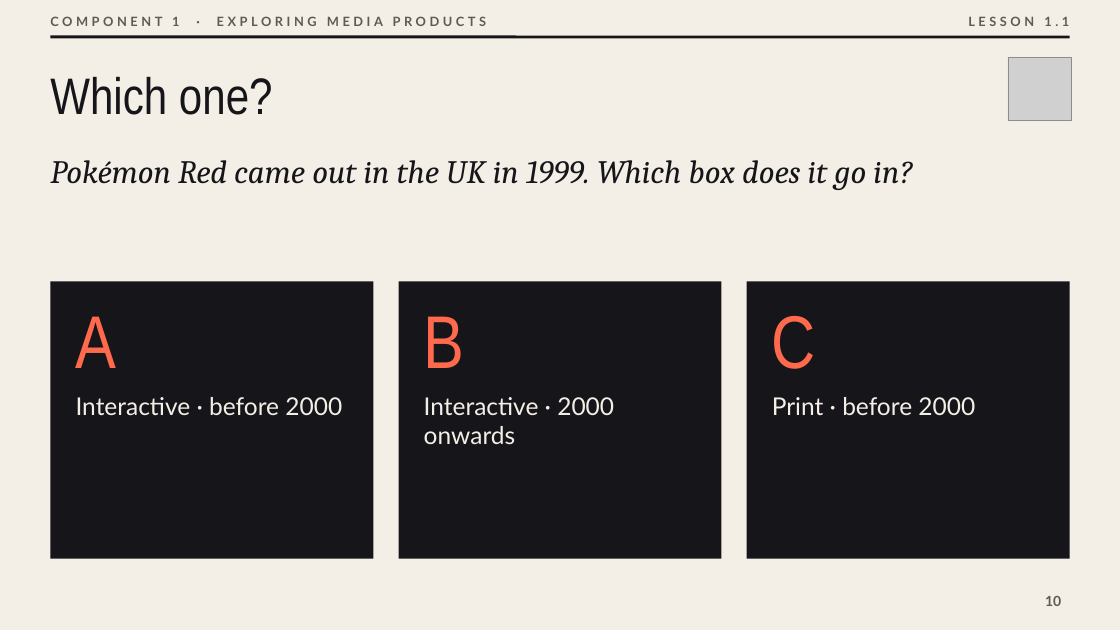
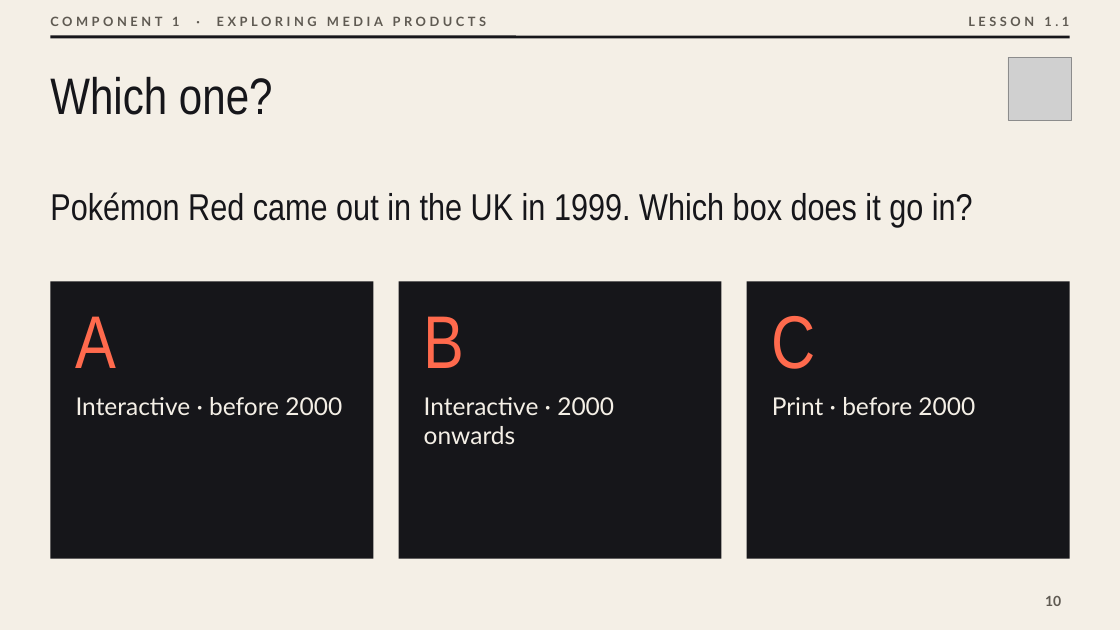
Before and after one commit to OGAComputing/interactive, a slide deck: slide 10 of _presentations/Y10_BTEC_CDM/L1.1_Media_Everywhere.pptx. Drawn at 1120x630 pixels with LibreOffice and Linux fonts; fonts in the diff are those of the drawing; grey boxes stand for pictures. Boxes give left, top, right and bottom in pixels: in the first picture for what was removed or moved away, otherwise in the second. Text is boxed around its words. In the diff, an @@ line names an element or a change of style, - is before the commit and + after.

```diff
--- a/_presentations/Y10_BTEC_CDM/L1.1_Media_Everywhere.pptx
+++ b/_presentations/Y10_BTEC_CDM/L1.1_Media_Everywhere.pptx
@@ text "Pokémon Red came out in ..." at [50, 192, 973, 227]: size 28 to 32 pt, font Cambria to Arial Narrow, italic off; vertical alignment top to middle @@
```
Also in this commit, not shown: 1 other slide changed, 7 other files.
